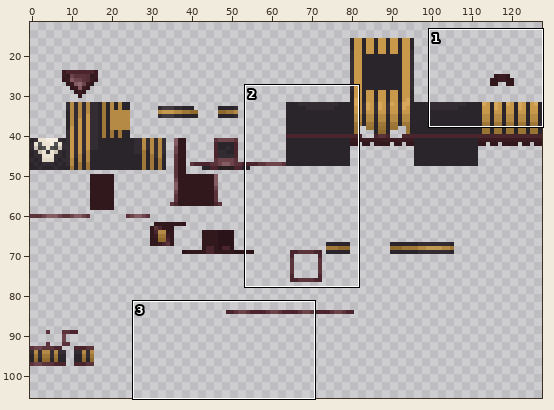
Sprite sheet: src/main/resources/assets/proyecto_war/textures/armor/golden_details/proto_suit.png. The picture above shows the old version from afar; the outline marks the close-up.
Close-up. Earlier state:
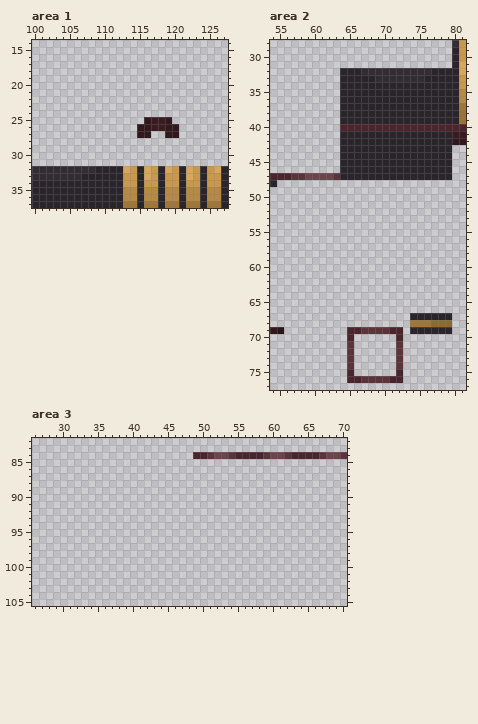
The file is 128x128 pixels. Colours within 5 levels of each other are drawn and written as one. Shown: area 1: x 100..127, y 14..37; area 2: x 54..81, y 28..77; area 3: x 26..70, y 82..105. The wide view leaves out empty margins.
After:
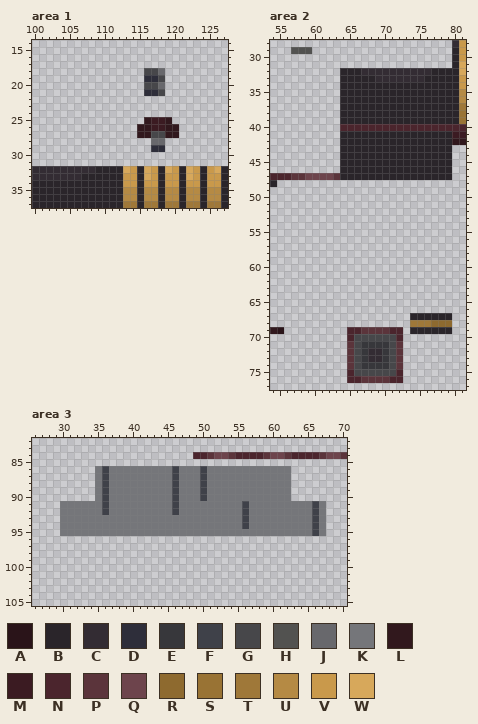
Palette (. is transparent): A #2a1419  B #2a252a  C #332c33  D #2e2e3a  E #37373b  F #3f4149  G #47474a  H #525250  J #68686c  K #75767a  L #31181d  M #3b1b22  N #4b252d  P #5b343b  Q #6d444c  R #8e6a2f  S #997334  T #9f7839  U #b58a44  V #c9994b  W #d7a85b
Diff:
Area 1:
The edit adds colour D in row 19 at x 116 to 117; in row 21 at x 116 to 117; in row 29 at x 117 to 118.
The edit adds colour G in row 18 at x 116 to 117; in row 19 at x 118; in row 20 at x 116 to 117; in row 21 at x 118; in row 27 at x 117 to 118.
The edit adds colour J in row 18 at x 118; in row 20 at x 118; in row 28 at x 117 to 118.
Area 2:
The edit adds colour C in rows 72 to 73 at x 68 to 69.
The edit adds colour E in row 71 at x 67 to 70; in rows 72 to 73 at x 67 and 70; in row 74 at x 67 to 70.
The edit adds colour G in row 70 at x 66 to 71; in rows 71 to 74 at x 66 and 71; in row 75 at x 66 to 71.
The edit adds colour H in row 29 at x 57 to 59.
Area 3:
The edit adds colour F in rows 86 to 90 at x 36, 46 and 50; in rows 91 to 92 at x 36, 46, 56 and 66; in rows 93 to 94 at x 56 and 66; in row 95 at x 66.
The edit adds colour K in rows 86 to 90 at x 35, 37 to 45, 47 to 49 and 51 to 62; in rows 91 to 92 at x 30 to 35, 37 to 45, 47 to 55, 57 to 65 and 67; in rows 93 to 94 at x 30 to 55, 57 to 65 and 67; in row 95 at x 30 to 65 and 67.
Where, in picture pixels (left, top, right, bottom), the same in both close-ups:
added: (144, 68, 165, 96)
added: (151, 131, 165, 152)
added: (291, 47, 312, 54)
added: (354, 334, 396, 376)
added: (60, 466, 326, 536)
